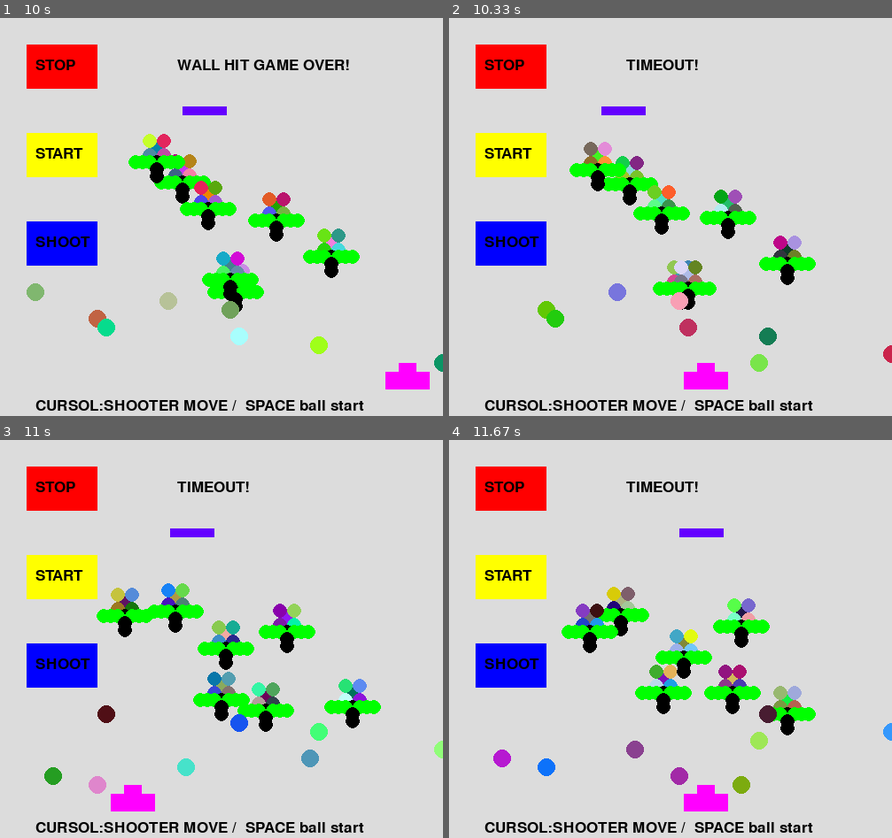
Above: before the commit, frames 1-4 (two rows, left to right).
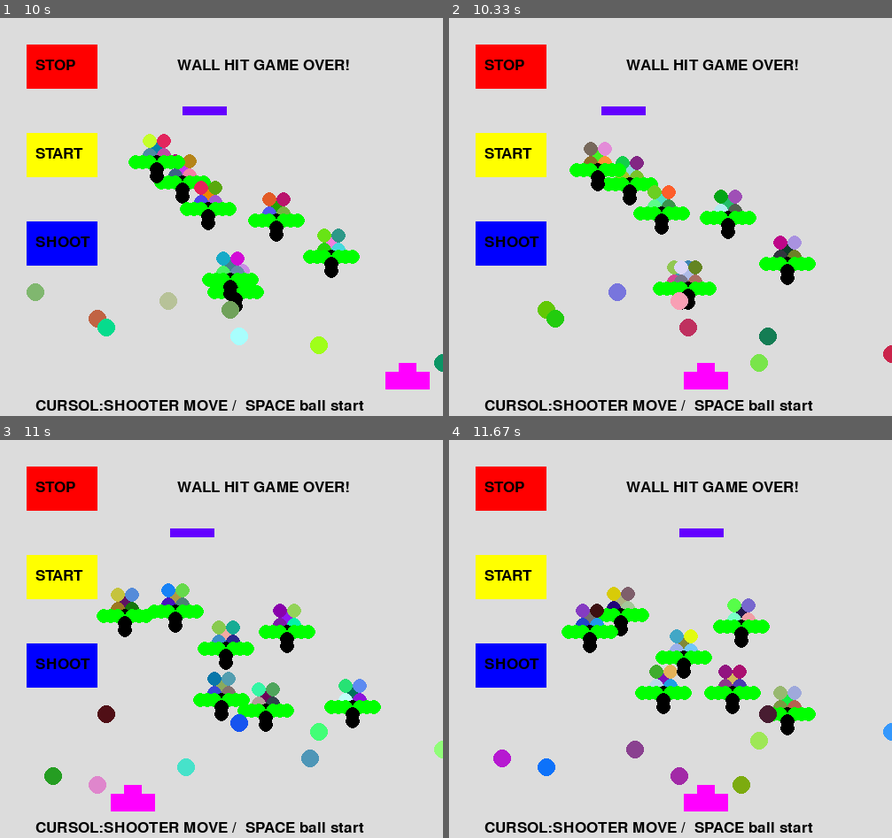
Above: after the commit, the same moments.

Repository: snc29654/pygame
Game: pygame game, started from invador_scenario.py
The game is run twice, just before and just after one commit, with the same random seed, the same clock (stepped at 60 frames per second) and the same inputs.
Inputs:
- Up to frame 1 (10 s): hold Left 0.33-0.87 s; hold Left 0.9-1.3 s; tap Space at 0.97, 1.27, 1.4, 1.7, 2.07, 2.37, 2.57, 2.87, 3.07, 3.37, 3.57, 3.87, 4.13, 4.43, 4.57, 4.87, 5.23, 5.53, 5.73, 6.03, 6.23, 6.53, 6.73, 7.03, 7.3, 7.6, 7.73, 8.03, 8.4, 8.7, 8.9, 9.2, 9.4, 9.7, 9.9 s; hold Right 1.33-1.97 s; hold Left 2-2.47 s; hold Right 2.5-2.97 s; hold Right 3-3.47 s; hold Left 3.5-4.03 s; hold Left 4.07-4.47 s; hold Right 4.5-5.13 s; hold Left 5.17-5.63 s; hold Right 5.67-6.13 s; hold Right 6.17-6.63 s; hold Left 6.67-7.2 s; hold Left 7.23-7.63 s; hold Right 7.67-8.3 s; hold Left 8.33-8.8 s; hold Right 8.83-9.3 s; hold Right 9.33-9.8 s; hold Left from 9.83 s (still down)
- Up to frame 2 (10.33 s): keep holding Left; tap Space at 10.2 s
- Up to frame 3 (11 s): release Left at 10.37 s; hold Left 10.4-10.8 s; tap Space at 10.47, 10.77, 10.9 s; hold Right from 10.83 s (still down)
- Up to frame 4 (11.67 s): tap Space at 11.2, 11.57 s; release Right at 11.47 s; hold Left from 11.5 s (still down)

Frame 1 is identical in both runs. In frame 2, 0.6% of the frame differs, in the area x 40-79%, y 10-14%; in frame 3, 0.6%; in frame 4, 0.6%.

Commit message:
タイムアウト15秒

Diff:
--- a/invador_scenario.py
+++ b/invador_scenario.py
@@ -190,7 +190,7 @@
         while going:
 
             t = time.time() - start
-            if(t>10):
+            if(t>15):
                 self.timeout=1
 
             pressed = pygame.key.get_pressed()
